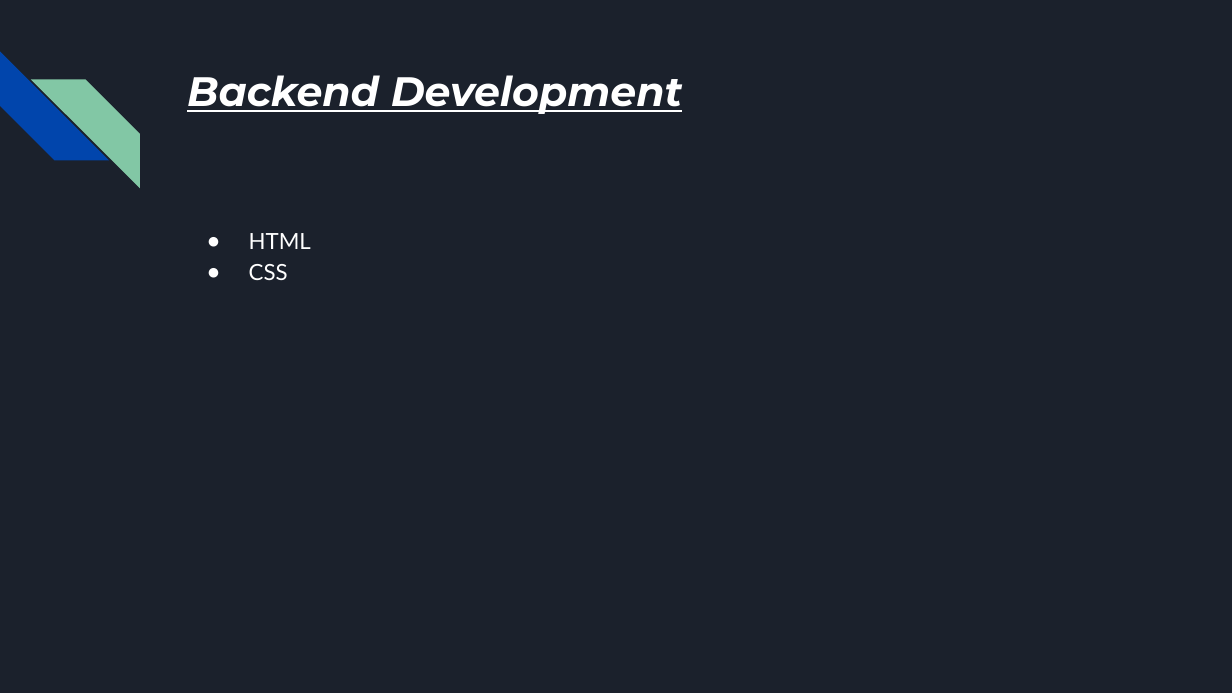
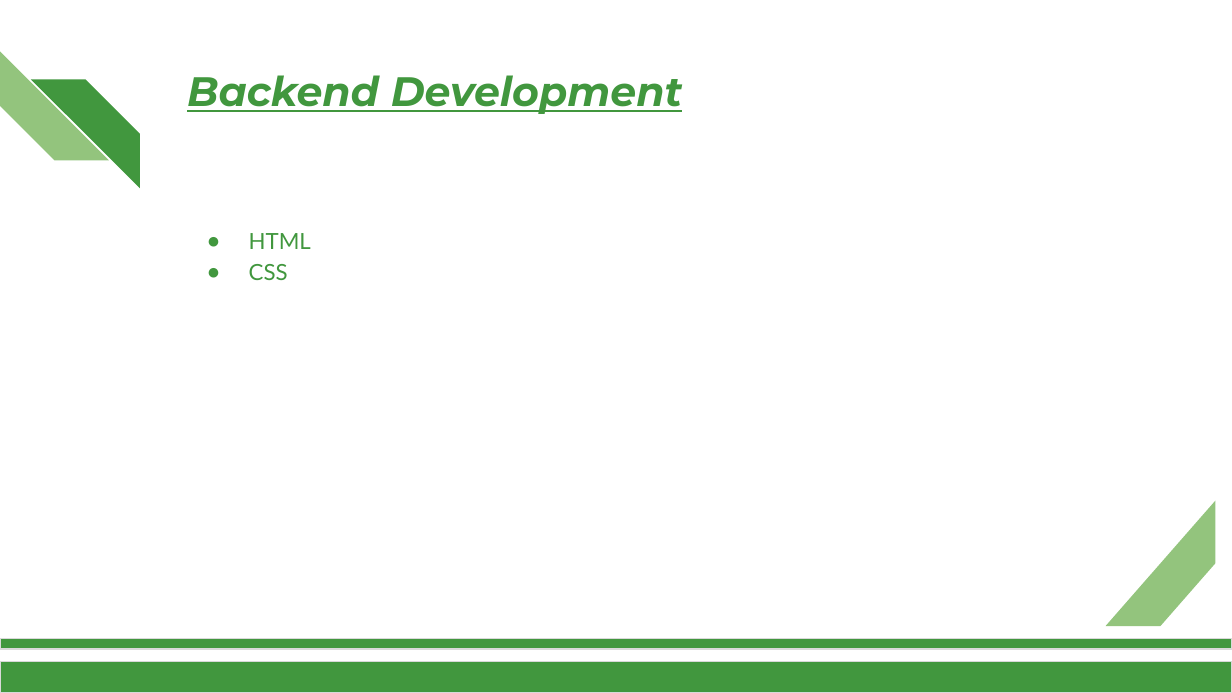
Before and after one commit to shippadam25/MealMind, a slide deck: slide 7 of Documents/Phase 2/ProjectPhase2.pptx. Drawn at 1232x693 pixels with LibreOffice and Linux fonts; fonts in the diff are those of the drawing; background and template pictures are left out. Boxes give left, top, right and bottom in pixels: in the first picture for what was removed or moved away, otherwise in the second. Text is boxed around its words. In the diff, an @@ line names an element or a change of style, - is before the commit and + after.

```diff
--- a/Documents/Phase 2/ProjectPhase2.pptx
+++ b/Documents/Phase 2/ProjectPhase2.pptx
@@ background #1B212C to #FFFFFF @@
@@ diag stripe at [0, 52, 108, 160]: fill #0145AC to #93C47D @@
@@ title "Backend Development" at [187, 75, 683, 114]: text colour #FFFFFF to #41973E @@
@@ diag stripe at [31, 79, 139, 187]: fill #82C7A5 to #41973E @@
@@ text "HTML" at [249, 233, 311, 280]: text colour #FFFFFF to #41973E; bullet colour #FFFFFF to #41973E @@
@@ diag stripe added at [1106, 501, 1215, 626], fill #93C47D @@
@@ rectangle added at [0, 638, 1232, 649], fill #41973E, outline #D9D9D9 0.75 pt @@
@@ rectangle added at [0, 662, 1232, 693], fill #41973E, outline #D9D9D9 0.75 pt @@
```
Also in this commit, not shown: 9 other slides changed, 8 other files.
